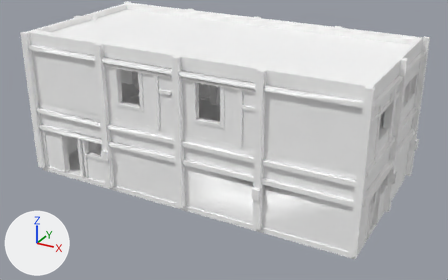
Renders of the FBX model Idea 1/FYP_IDEA1/Assets/Models/Area1Building01.fbx from each side of a commit.
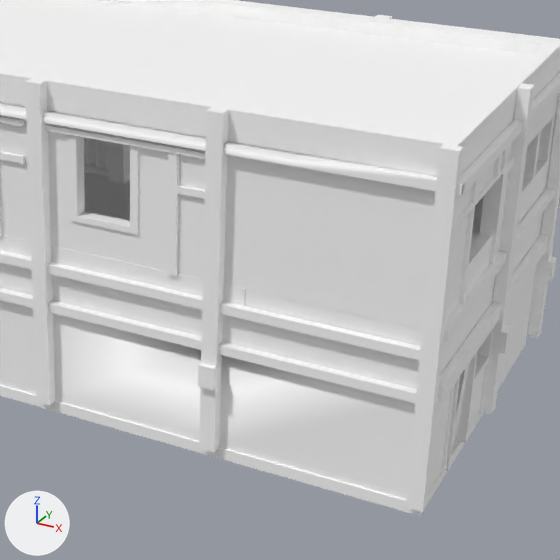
Each version is shown whole from a 50 mm lens placed at (2.86, -10.98, 7.52), pointed at (-5.3, 3.86, 0.1), then close up on the part from 36% to 94% of the width and 7% to 100% of the height. The axes (+X, +Y, +Z) are drawn at lower left. The lights are the same throughout. Where no turn or scale is listed for an object, it has been applied to the vertices. Vertices at the same position are counted once.

Objects in the first close-up: 'Area1Building01Floors', 'Area1Building01Walls'.
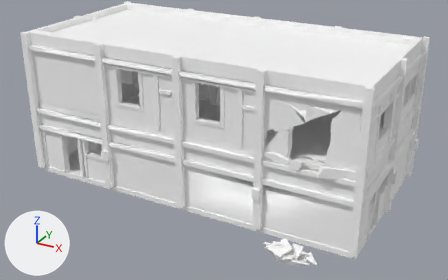
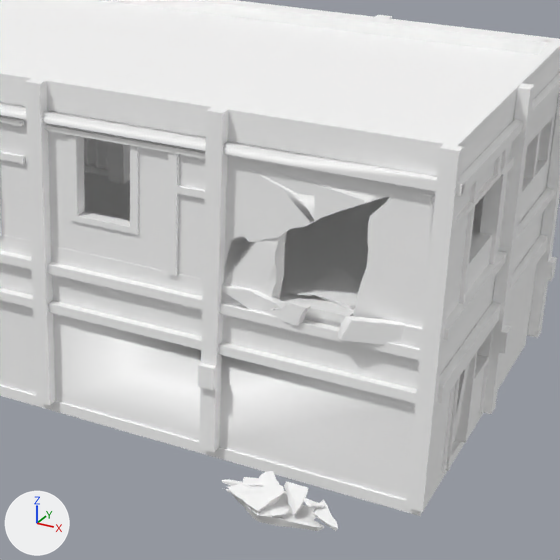
Where the newer file only moved an object's origin or applied its transform, the numbers keep the older frame.

Edits to the bpy script that builds the scene:
```text
Change me_mesh:
    used by ob_area1building01floors; location = (0.0, 0.0, 0.0)
    remove me_mesh.from_pydata(...)  # 630 vertices, 508 faces; spans x -8.95..-0.05, y 0.1..10.86, z -0.12..1.82
    add me_mesh.from_pydata(...)  # 1224 vertices, 1680 faces; spans x -8.95..-0.05, y -0.01..10.86, z -0.12..1.92
    me_mesh part 4: a new loose piece of 222 vertices spanning x -1.7..-1.41, y 0.3..0.66, z 1.81..1.86, in mat_textureatlas05 (its picture is missing)
    me_mesh part 5: a new loose piece of 222 vertices spanning x -1.52..-0.74, y 0.28..1.04, z 1.78..1.92, in mat_textureatlas05 (its picture is missing)
    me_mesh part 6: a new loose piece of 79 vertices spanning x -1.41..-0.86, y 0.14..0.37, z 1.76..1.85, in mat_textureatlas05 (its picture is missing)
    me_mesh part 7: a new loose piece of 71 vertices spanning x -1.86..-1.29, y -0.01..0.14, z 1.69..1.92, in mat_textureatlas05 (its picture is missing)
Change me_mesh_001:
    used by ob_area1building01walls; location = (0.0, 0.0, 0.0)
    remove me_mesh_001.from_pydata(...)  # 4881 vertices, 4528 faces; spans x -9.14..0.15, y -0.06..11.11, z -0.33..3.73
    add me_mesh_001.from_pydata(...)  # 5821 vertices, 6951 faces; spans x -9.14..0.15, y -0.07..11.11, z -0.33..3.73
    me_mesh_001 part 1: a new loose piece of 222 vertices spanning x -2.42..-1.55, y 0.08..0.16, z 1.69..1.92, in mat_textureatlas05 (its picture is missing)
    me_mesh_001 part 2: a new loose piece of 113 vertices spanning x -0.99..-0.08, y -0.07..0.16, z 1.69..1.92, in mat_textureatlas05 (its picture is missing)
    me_mesh_001 part 3: 4 vertices moved from x -2.03, y 0.12..0.21, z 1.68..1.91 to x -2.27, y 0.12..0.21, z 1.68..1.91; 29 vertices removed from x -2.34..0.0, y 0.13..0.34, z 1.69..3.27; 637 vertices added at x -2.34..-0.18, y 0.13..0.26, z 1.78..3.27
Add me_mesh_001_1:
    me_mesh_001_1.from_pydata(...)  # 1375 vertices, 2722 faces; spans x -0.672..0.672, y -0.399..0.399, z -0.108..0.108
    me_mesh_001_1.materials.append(mat_textureatlas05)  # its picture is missing
Add ob_area01building01debris:
    ob_area01building01debris = bpy.data.objects.new('Area01Building01Debris', me_mesh_001_1)
    ob_area01building01debris.location = (-1.3, -0.51, 0.04)
```

Pixel boxes (x1, y1, x2, y2) of what changed, in the close-ups (560 x 560 px):
'Area01Building01Debris', added
    after: (222, 471, 338, 531)
part 1 of me_mesh_001, added
    after: (221, 283, 287, 312)
part 2 of me_mesh_001, added
    after: (338, 316, 423, 349)
part 3 of me_mesh_001, built on
    before: (51, 155, 446, 353)
    after: (51, 155, 435, 327)
part 4 of me_mesh, added
    after: (285, 285, 316, 296)
part 5 of me_mesh, added
    after: (311, 267, 359, 310)
part 6 of me_mesh, added
    after: (306, 300, 355, 323)
part 7 of me_mesh, added
    after: (261, 303, 313, 326)
